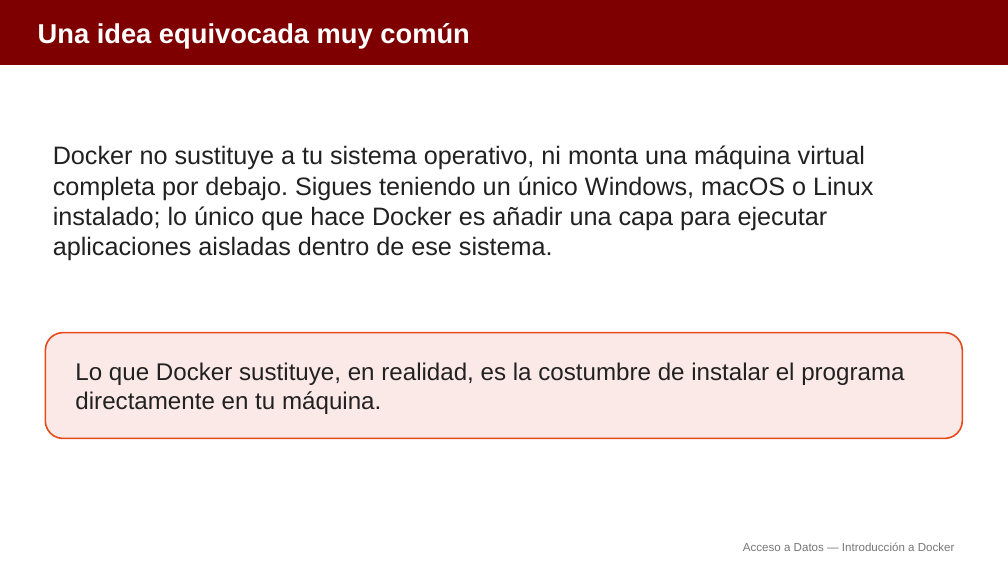
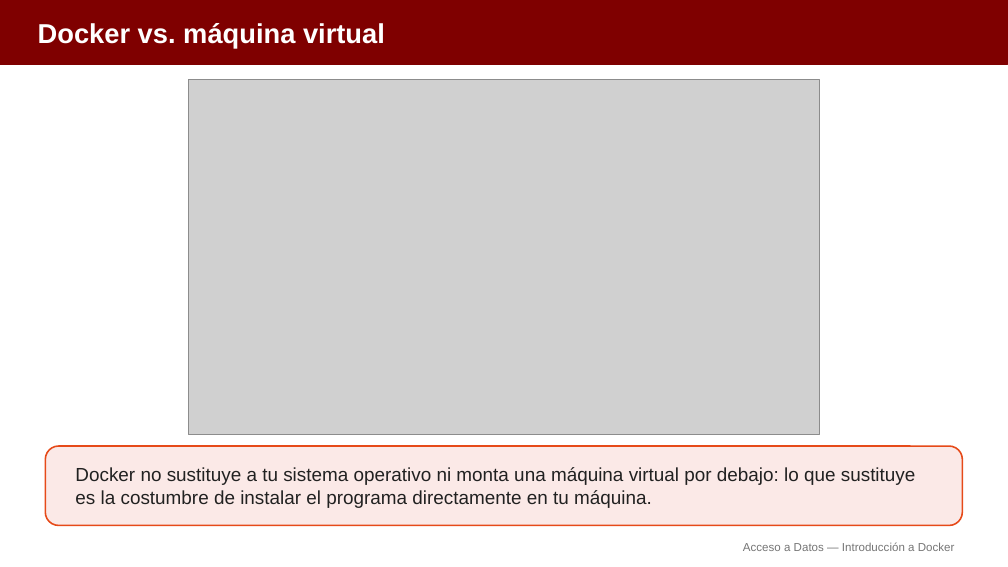
Before and after one commit to aitorventura/acceso-a-datos, a slide deck: slide 4 of docs/tema0/diapositivas/introduccion-docker.pptx (slide 6 before the commit). Drawn at 1008x567 pixels with LibreOffice and Linux fonts; fonts in the diff are those of the drawing; grey boxes stand for pictures. Boxes give left, top, right and bottom in pixels: in the first picture for what was removed or moved away, otherwise in the second. Text is boxed around its words. In the diff, an @@ line names an element or a change of style, - is before the commit and + after.

Commit message:
Añade infografías a Docker y Dev Containers (Tema 0)
Incorpora 12 infografías en los apartados de Introducción a Docker y
Dev Containers, y reorganiza las diapositivas correspondientes:
menos diapositivas, con más apoyo visual.

```diff
--- a/docs/tema0/diapositivas/introduccion-docker.pptx
+++ b/docs/tema0/diapositivas/introduccion-docker.pptx
@@ text at [38,23,385,47]: text changed @@
-Una idea equivocada muy común
+Docker vs. máquina virtual
@@ picture added at [188,79,820,435] @@
@@ text removed at [53,145,873,261] @@
-Docker no sustituye a tu sistema operativo, ni monta una máquina virtual completa por debajo. Sigues teniendo un único Windows, macOS o Linux instalado; lo único que hace Docker es añadir una capa para ejecutar aplicaciones aisladas dentro de ese sistema.
@@ rounded rectangle: place and size @@
-rounded rectangle at [45,333,963,439]
+rounded rectangle at [45,446,963,526]
@@ text at [75,467,916,508]: text changed; size 23 to 18 pt @@
-Lo que Docker sustituye, en realidad, es la costumbre de instalar el programa directamente en tu máquina.
+Docker no sustituye a tu sistema operativo ni monta una máquina virtual por debajo: lo que sustituye es la costumbre de instalar el programa directamente en tu máquina.
```
Also in this commit, not shown: 11 other slides changed, 1 slide added, 6 slides removed, 17 other files.
